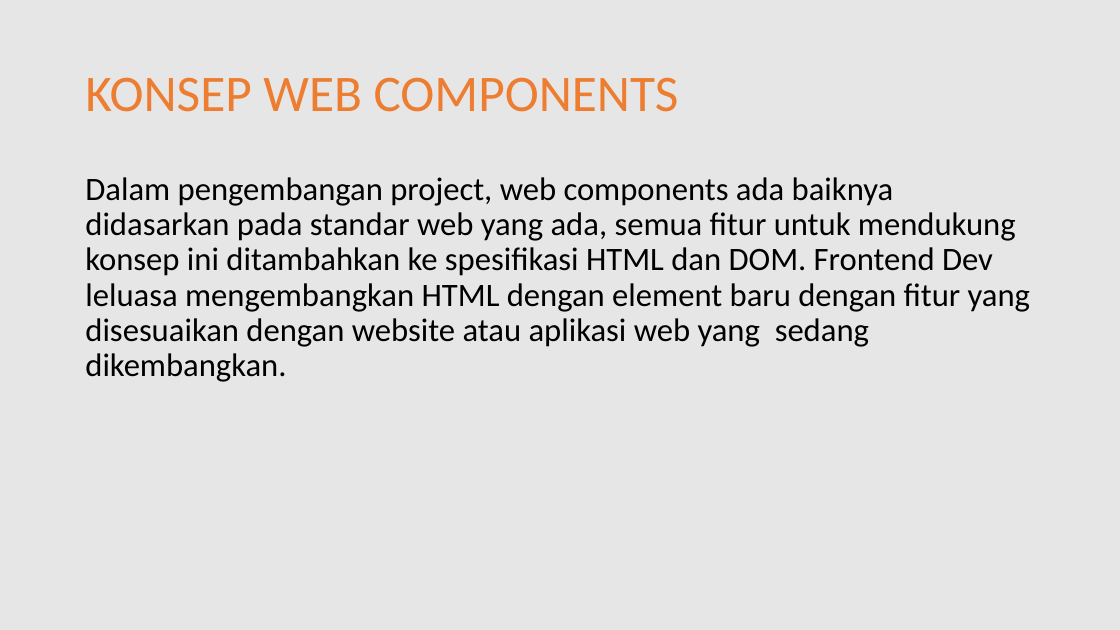
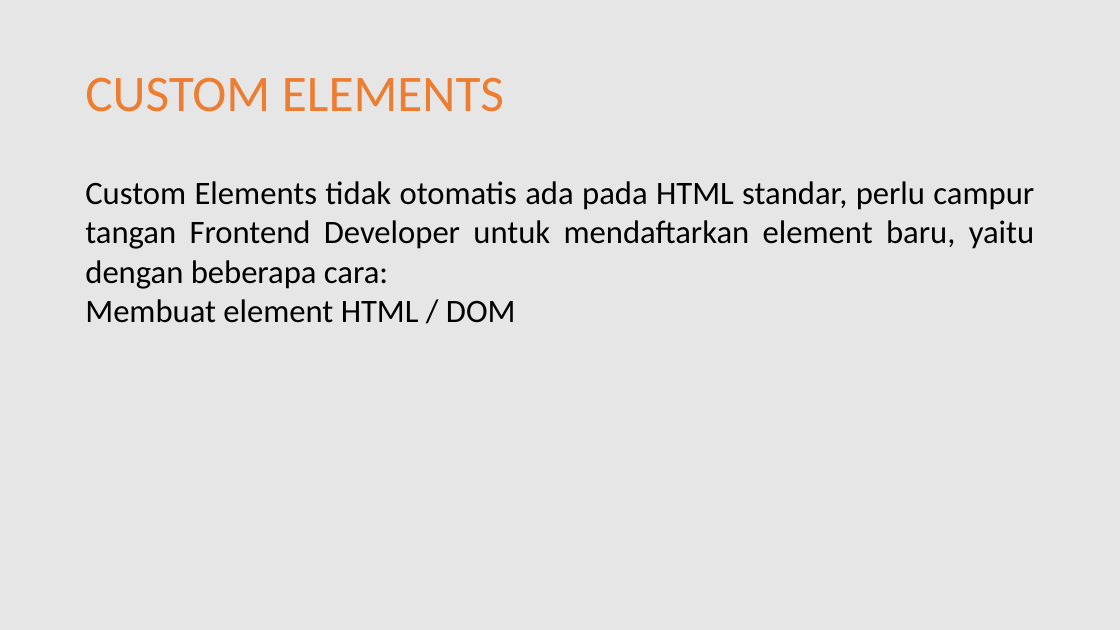
Before and after one commit to MalangFrontend/ongis-frontend-1, a slide deck: slide 5 of doc/presentasi-materi-01.pptx. Drawn at 1120x630 pixels with LibreOffice and Linux fonts; fonts in the diff are those of the drawing. Boxes give left, top, right and bottom in pixels: in the first picture for what was removed or moved away, otherwise in the second. Text is boxed around its words. In the diff, an @@ line names an element or a change of style, - is before the commit and + after.

```diff
--- a/doc/presentasi-materi-01.pptx
+++ b/doc/presentasi-materi-01.pptx
@@ title at (85,77,504,112): text changed @@
-KONSEP WEB COMPONENTS
+CUSTOM ELEMENTS
@@ text at (85,181,1034,323): text changed @@
-Dalam pengembangan project, web components ada baiknya didasarkan pada standar web yang ada, semua fitur untuk mendukung konsep ini ditambahkan ke spesifikasi HTML dan DOM. Frontend Dev leluasa mengembangkan HTML dengan element baru dengan fitur yang disesuaikan dengan website atau aplikasi web yang sedang dikembangkan.
+Custom Elements tidak otomatis ada pada HTML standar, perlu campur tangan Frontend Developer untuk mendaftarkan element baru, yaitu dengan beberapa cara:
+Membuat element HTML / DOM
```
Also in this commit, not shown: 5 other slides changed, 46 slides removed, 21 other files.
